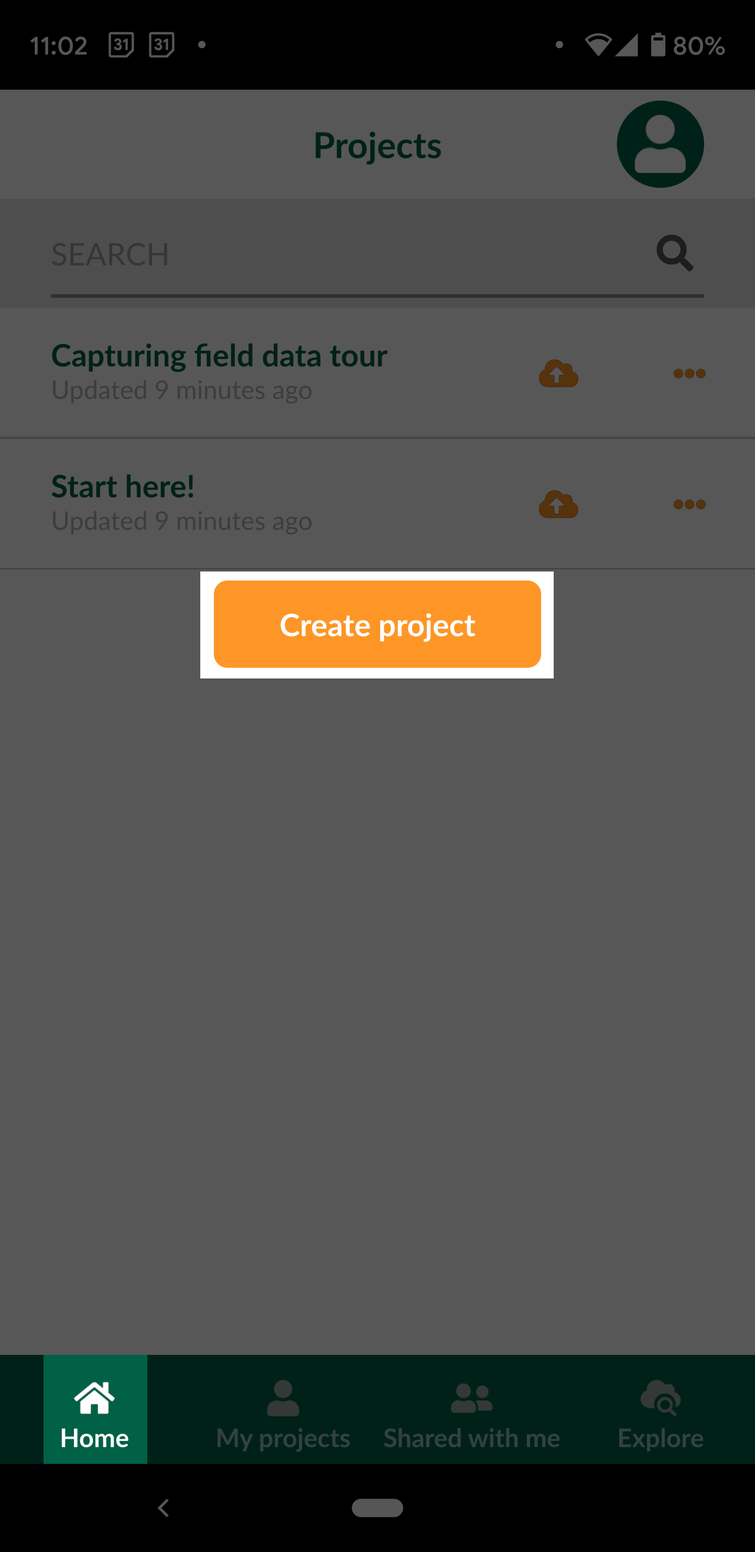
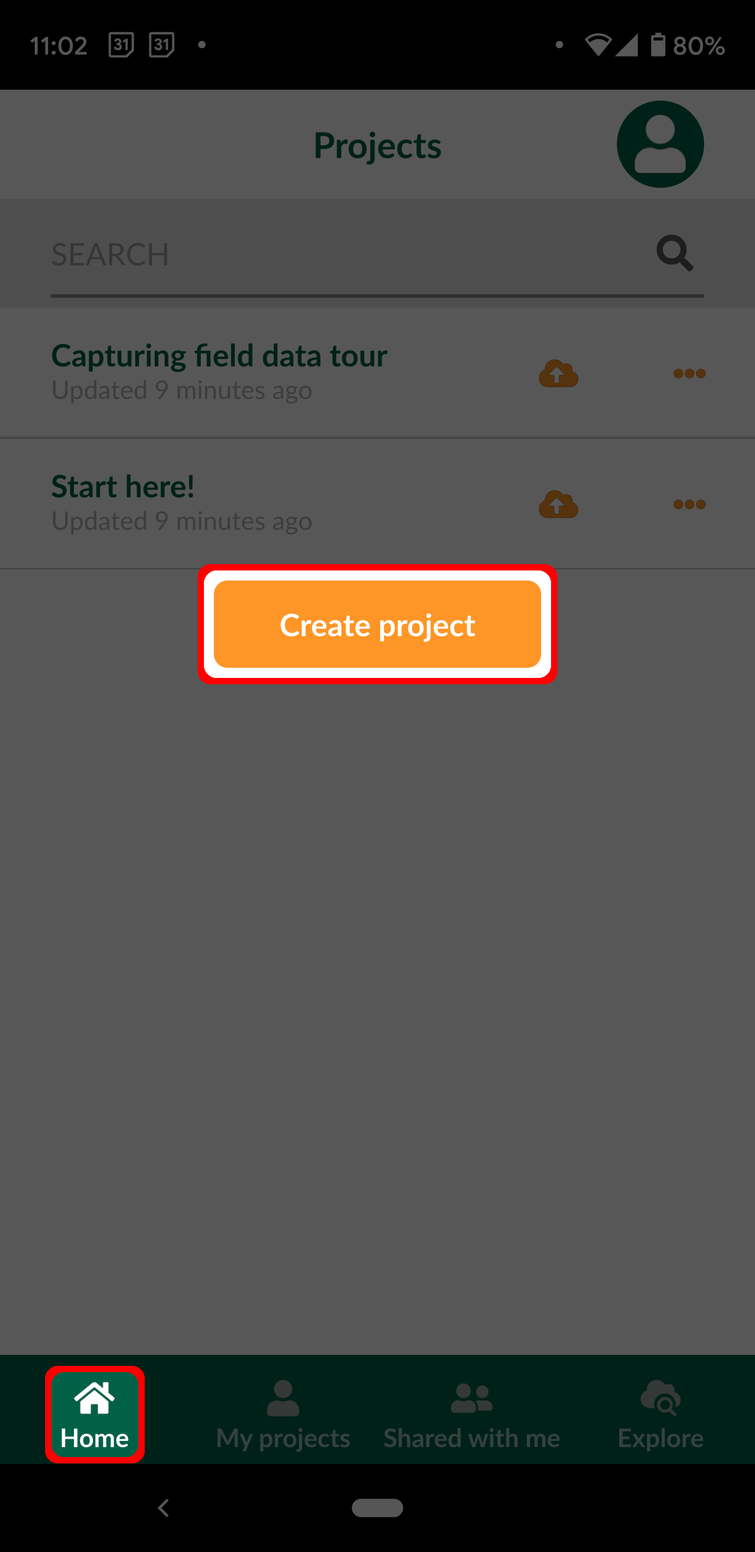
Revision of a layered 755 x 1552 image; what changed, layer by layer:
painted on "Red" over 45, 564, 558, 1464
painted on "Black" over 43, 567, 555, 1465
